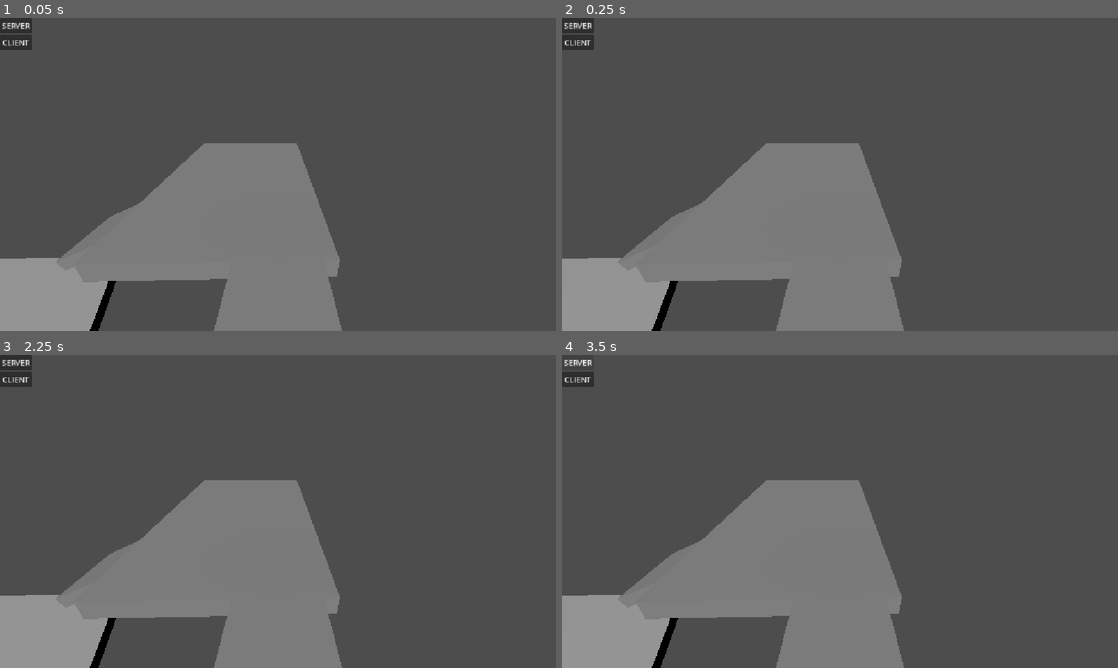
Above: before the commit, frames 1-4 (two rows, left to right).
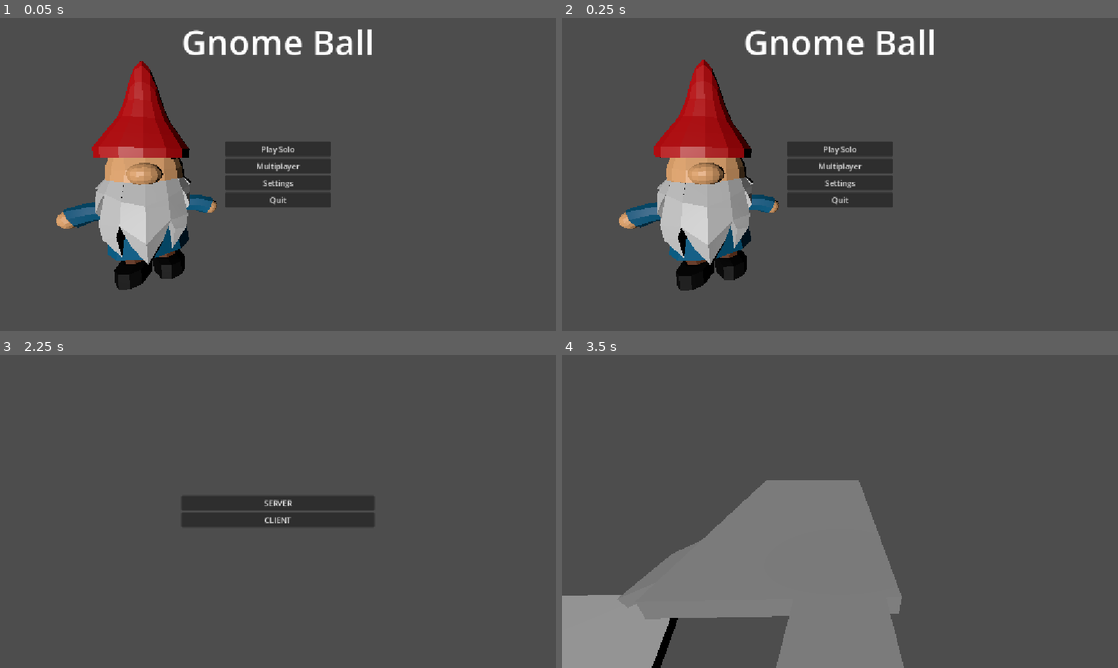
Above: after the commit, the same moments.

Repository: moisesc112/gnome-ball
Game: Godot game, scene res://scenes/main_menu_world.tscn
Two runs of this game, one before a commit and one after it. Both use one fixed random seed, a clock stepped at 60 frames per second and the inputs below. Before the commit the project starts from res://scenes/levels/base_level.tscn.
Inputs (mouse positions are in pixels of both pictures, inside the frame that each line leads up to):
- Up to frame 1 (0.05 s): no input
- Up to frame 2 (0.25 s): no input
- Up to frame 3 (2.25 s): click (16, 361) at 0.5 s, where only the run before the commit has a clickable "SERVER"; click (16, 380) at 1.25 s, where only the run before the commit has a clickable "CLIENT"; click (278, 502) at 2 s, where only the run after the commit has a clickable "Multiplayer"
- Up to frame 4 (3.5 s): click "SERVER" at 2.75 s

The runs differ from the first frame. In frame 1, 30% of the frame differs, in the area x 0-67%, y 0-100%; in frame 2, 30%; in frame 3, 24%; in frame 4, 0.3%.

Commit message:
Added main menu and lobby ui and scenes

Diff:
--- a/project.godot
+++ b/project.godot
@@ -11,7 +11,7 @@
 [application]
 
 config/name="GnomeBall"
-run/main_scene="uid://dmlbcfprniqbj"
+run/main_scene="uid://dhmqlwv7pxooa"
 config/features=PackedStringArray("4.7", "Forward Plus")
 config/icon="res://icon.svg"
 
@@ -46,6 +46,11 @@
 "events": [Object(InputEventKey,"resource_local_to_scene":false,"resource_name":"","device":-1,"window_id":0,"alt_press …(192 unchanged characters)…
 ]
 }
+Jump={
+"deadzone": 0.2,
+"events": [Object(InputEventKey,"resource_local_to_scene":false,"resource_name":"","device":-1,"window_id":0,"alt_pressed":false,"shift_pressed":false,"ctrl_pressed":false,"meta_pressed":false,"pressed":false,"keycode":0,"physical_keycode":32,"key_label":0,"unicode":32,"location":0,"echo":false,"script":null)
+]
+}
 
 [physics]
 
--- a/scenes/high_level_ui.tscn
+++ b/scenes/high_level_ui.tscn
@@ -2,7 +2,7 @@
 
 [ext_resource type="Script" uid="uid://cg55huc53pf4f" path="res://scripts/high_level_ui.gd" id="1_xi2ms"]
 
-[node name="HighLevelUI" type="Control" unique_id=354274264]
+[node name="LobbyUI" type="Control" unique_id=354274264]
 layout_mode = 3
 anchors_preset = 15
 anchor_right = 1.0
@@ -12,9 +12,19 @@
 script = ExtResource("1_xi2ms")
 
 [node name="VBoxContainer" type="VBoxContainer" parent="." unique_id=2001693769]
-layout_mode = 0
-offset_right = 40.0
-offset_bottom = 40.0
+layout_mode = 1
+anchors_preset = 8
+anchor_left = 0.5
+anchor_top = 0.5
+anchor_right = 0.5
+anchor_bottom = 0.5
+offset_left = -200.0
+offset_top = -33.0
+offset_right = 200.0
+offset_bottom = 33.0
+grow_horizontal = 2
+grow_vertical = 2
+alignment = 1
 
 [node name="Server" type="Button" parent="VBoxContainer" unique_id=476767187]
 layout_mode = 2
--- a/scenes/levels/base_level.tscn
+++ b/scenes/levels/base_level.tscn
@@ -132,5 +132,6 @@
 network_player = ExtResource("1_md458")
 
 [node name="CanvasLayer" type="CanvasLayer" parent="." unique_id=1350599304]
+visible = false
 
 [node name="HighLevelUI" parent="CanvasLayer" unique_id=354274264 instance=ExtResource("6_h4ce7")]
--- /dev/null
+++ b/scenes/main_menu_world.tscn
@@ -0,0 +1,19 @@
+[gd_scene format=3 uid="uid://dhmqlwv7pxooa"]
+
+[ext_resource type="PackedScene" uid="uid://ce8nict27v7t7" path="res://scenes/ui/menus/main_menu.tscn" id="1_lmwo4"]
+[ext_resource type="Script" uid="uid://c2wdv7n04ugxe" path="res://scripts/main_menu_world.gd" id="1_mgxyb"]
+[ext_resource type="PackedScene" uid="uid://de05p2h6ubk4a" path="res://scenes/player/gnome.tscn" id="2_qkk0i"]
+
+[node name="MainMenuWorld" type="Node3D" unique_id=1585825354]
+script = ExtResource("1_mgxyb")
+
+[node name="CanvasLayer" type="CanvasLayer" parent="." unique_id=1804429683]
+
+[node name="MainMenu" parent="CanvasLayer" unique_id=890744655 instance=ExtResource("1_lmwo4")]
+
+[node name="Gnome" parent="." unique_id=1772017909 instance=ExtResource("2_qkk0i")]
+
+[node name="Camera3D" type="Camera3D" parent="Gnome" unique_id=1019449728]
+transform = Transform3D(0.8750521, 0.03618975, -0.48267394, 0.049971934, 0.9851176, 0.16445719, 0.48144224, -0.16802877, 0.86022073, 0.27342105, 2.5716681, 4.1981287)
+
+[node name="DirectionalLight3D" type="DirectionalLight3D" parent="Gnome/Camera3D" unique_id=1049311031]
--- /dev/null
+++ b/scenes/ui/menus/lobby.tscn
@@ -0,0 +1,7 @@
+[gd_scene format=3 uid="uid://ba5g4je8qiy4s"]
+
+[ext_resource type="PackedScene" uid="uid://dghoqycw0qqka" path="res://scenes/high_level_ui.tscn" id="1_a1g6y"]
+
+[node name="Lobby" type="Node3D" unique_id=1352970754]
+
+[node name="LobbyUI" parent="." unique_id=354274264 instance=ExtResource("1_a1g6y")]
--- /dev/null
+++ b/scenes/ui/menus/main_menu.tscn
@@ -0,0 +1,63 @@
+[gd_scene format=3 uid="uid://ce8nict27v7t7"]
+
+[ext_resource type="Script" uid="uid://bmjxiw3fbkl3w" path="res://scripts/main_menu.gd" id="1_flhq8"]
+
+[node name="MainMenuUI" type="Control" unique_id=890744655]
+layout_mode = 3
+anchors_preset = 15
+anchor_right = 1.0
+anchor_bottom = 1.0
+grow_horizontal = 2
+grow_vertical = 2
+script = ExtResource("1_flhq8")
+
+[node name="TitleLabel" type="Label" parent="." unique_id=418420515]
+layout_mode = 1
+anchors_preset = 5
+anchor_left = 0.5
+anchor_right = 0.5
+offset_left = -149.5
+offset_right = 149.5
+offset_bottom = 138.0
+grow_horizontal = 2
+theme_override_font_sizes/font_size = 72
+text = "Gnome Ball"
+
+[node name="CenterContainer" type="CenterContainer" parent="." unique_id=2005224302]
+layout_mode = 1
+anchors_preset = 8
+anchor_left = 0.5
+anchor_top = 0.5
+anchor_right = 0.5
+anchor_bottom = 0.5
+offset_left = -97.0
+offset_top = -136.0
+offset_right = 97.0
+offset_bottom = 136.0
+grow_horizontal = 2
+grow_vertical = 2
+
+[node name="VBoxContainer" type="VBoxContainer" parent="CenterContainer" unique_id=1225572098]
+layout_mode = 2
+
+[node name="PlaySoloButton" type="Button" parent="CenterContainer/VBoxContainer" unique_id=1973979544]
+custom_minimum_size = Vector2(220, 0)
+layout_mode = 2
+text = "Play Solo"
+
+[node name="MultiplayerButton" type="Button" parent="CenterContainer/VBoxContainer" unique_id=818428285]
+layout_mode = 2
+text = "Multiplayer"
+
+[node name="SettingsButton" type="Button" parent="CenterContainer/VBoxContainer" unique_id=1054024535]
+layout_mode = 2
+text = "Settings"
+
+[node name="QuitButton" type="Button" parent="CenterContainer/VBoxContainer" unique_id=1441857245]
+layout_mode = 2
+text = "Quit"
+
+[connection signal="pressed" from="CenterContainer/VBoxContainer/PlaySoloButton" to="." method="_on_play_solo_button_pressed"]
+[connection signal="pressed" from="CenterContainer/VBoxContainer/MultiplayerButton" to="." method="_on_multiplayer_button_pressed"]
+[connection signal="pressed" from="CenterContainer/VBoxContainer/SettingsButton" to="." method="_on_settings_button_pressed"]
+[connection signal="pressed" from="CenterContainer/VBoxContainer/QuitButton" to="." method="_on_quit_button_pressed"]
--- a/scripts/high_level_ui.gd
+++ b/scripts/high_level_ui.gd
@@ -1,7 +1,15 @@
 extends Control
+
+const base_level_scene = preload("res://scenes/levels/base_level.tscn")
 
 func _on_server_pressed() -> void:
 	HighLevelNetworkHandler.start_server()
+	get_tree().change_scene_to_packed(base_level_scene)
+	#$VBoxContainer/Server.release_focus()
+	#$VBoxContainer.hide()
 
 func _on_client_pressed() -> void:
 	HighLevelNetworkHandler.start_client()
+	get_tree().change_scene_to_packed(base_level_scene)
+	#$VBoxContainer/Client.release_focus()
+	#$VBoxContainer.hide()
--- /dev/null
+++ b/scripts/main_menu.gd
@@ -0,0 +1,28 @@
+extends Control
+
+const lobby_scene = preload("res://scenes/ui/menus/lobby.tscn")
+
+# Called when the node enters the scene tree for the first time.
+func _ready() -> void:
+	pass # Replace with function body.
+
+
+# Called every frame. 'delta' is the elapsed time since the previous frame.
+func _process(delta: float) -> void:
+	pass
+
+
+func _on_multiplayer_button_pressed() -> void:
+	get_tree().change_scene_to_packed(lobby_scene)
+
+
+func _on_play_solo_button_pressed() -> void:
+	pass # Replace with function body.
+
+
+func _on_settings_button_pressed() -> void:
+	pass # Replace with function body.
+
+
+func _on_quit_button_pressed() -> void:
+	pass # Replace with function body.
--- /dev/null
+++ b/scripts/main_menu_world.gd
@@ -0,0 +1,12 @@
+extends Node3D
+
+@onready var animation_player: AnimationPlayer = $Gnome/AnimationPlayer
+
+# Called when the node enters the scene tree for the first time.
+func _ready() -> void:
+	animation_player.play("IdleAction")
+
+
+# Called every frame. 'delta' is the elapsed time since the previous frame.
+func _process(delta: float) -> void:
+	pass
--- a/scripts/player/player.gd
+++ b/scripts/player/player.gd
@@ -16,6 +16,7 @@
 @export var target_yaw: float = 0.0
 @export var control_yaw: float = 0.0
 @export var is_walking: bool = false
+@export var jump_speed: float = 3.5
 
 @onready var gnome_facing: Node3D = $GnomePivot/GnomeFacing
 
@@ -103,7 +104,11 @@
 	ground_ray.global_rotation = Vector3.ZERO
 	update_animation()
 
-	if !is_multiplayer_authority(): return
+	if !is_multiplayer_authority():
+		return
+
+	if (Input.is_action_just_pressed("Jump") and ground_ray.is_colliding()):
+		apply_central_impulse(Vector3.UP * mass * jump_speed)
 
 	tilt_input = Input.get_vector("Move_Left", "Move_Right", "Move_Forward", "Move_Backward")
 
Not shown, added: scripts/main_menu.gd.uid
Not shown, added: scripts/main_menu_world.gd.uid
